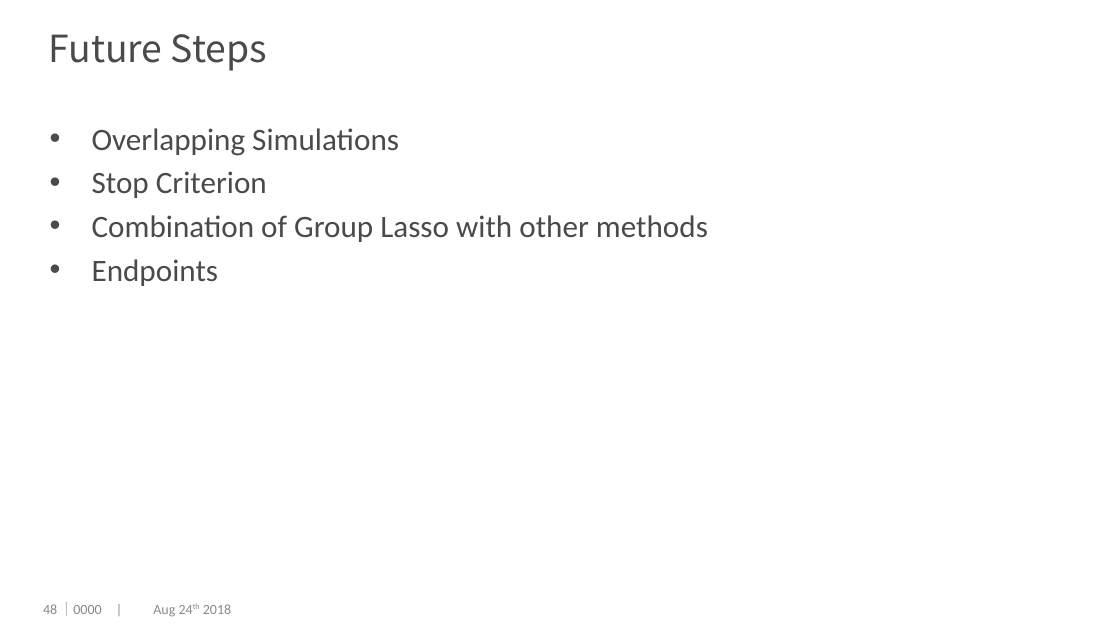
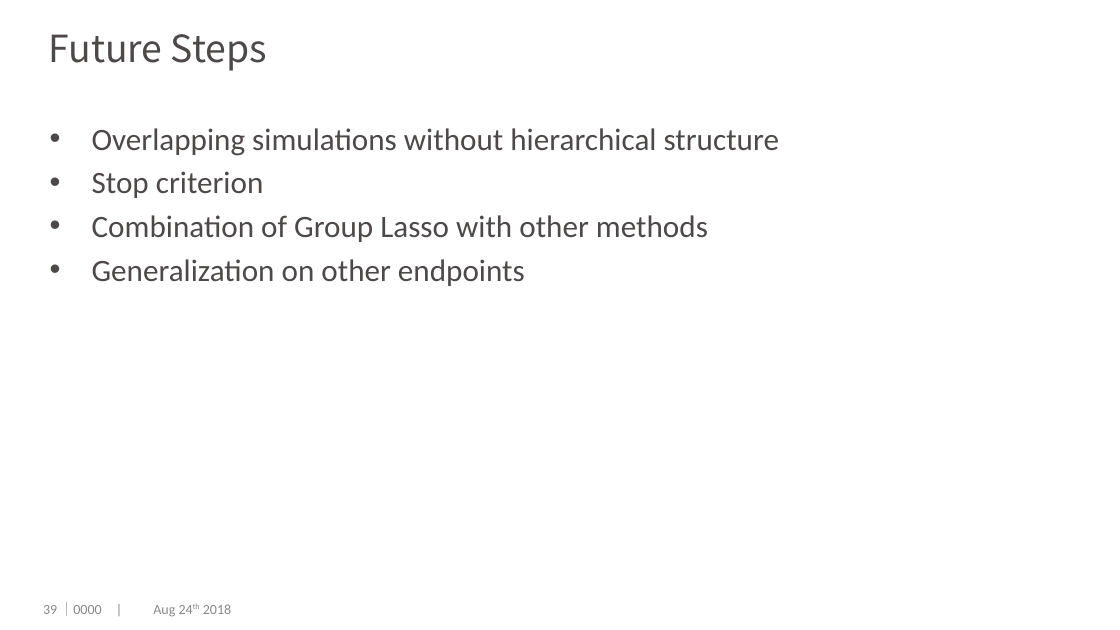
Before and after one commit to dengwx11/GroupLasso, a slide deck: slide 40 of manu & slides/Final.pptx (slide 49 before the commit). Drawn at 1120x630 pixels with LibreOffice and Linux fonts; fonts in the diff are those of the drawing; background and template pictures are left out. Boxes give left, top, right and bottom in pixels: in the first picture for what was removed or moved away, otherwise in the second. Text is boxed around its words. In the diff, an @@ line names an element or a change of style, - is before the commit and + after.

```diff
--- a/manu & slides/Final.pptx
+++ b/manu & slides/Final.pptx
@@ text at [92, 128, 779, 198]: text changed @@
-• Overlapping Simulations
-• Stop Criterion
+• Overlapping simulations without hierarchical structure
+• Stop criterion
@@ text at [92, 259, 525, 286]: text changed @@
-• Endpoints
+• Generalization on other endpoints
@@ page number at [43, 605, 57, 614]: text changed @@
-48
+39
```
Also in this commit, not shown: 4 other slides changed, 1 slide added, 1 slide removed.
